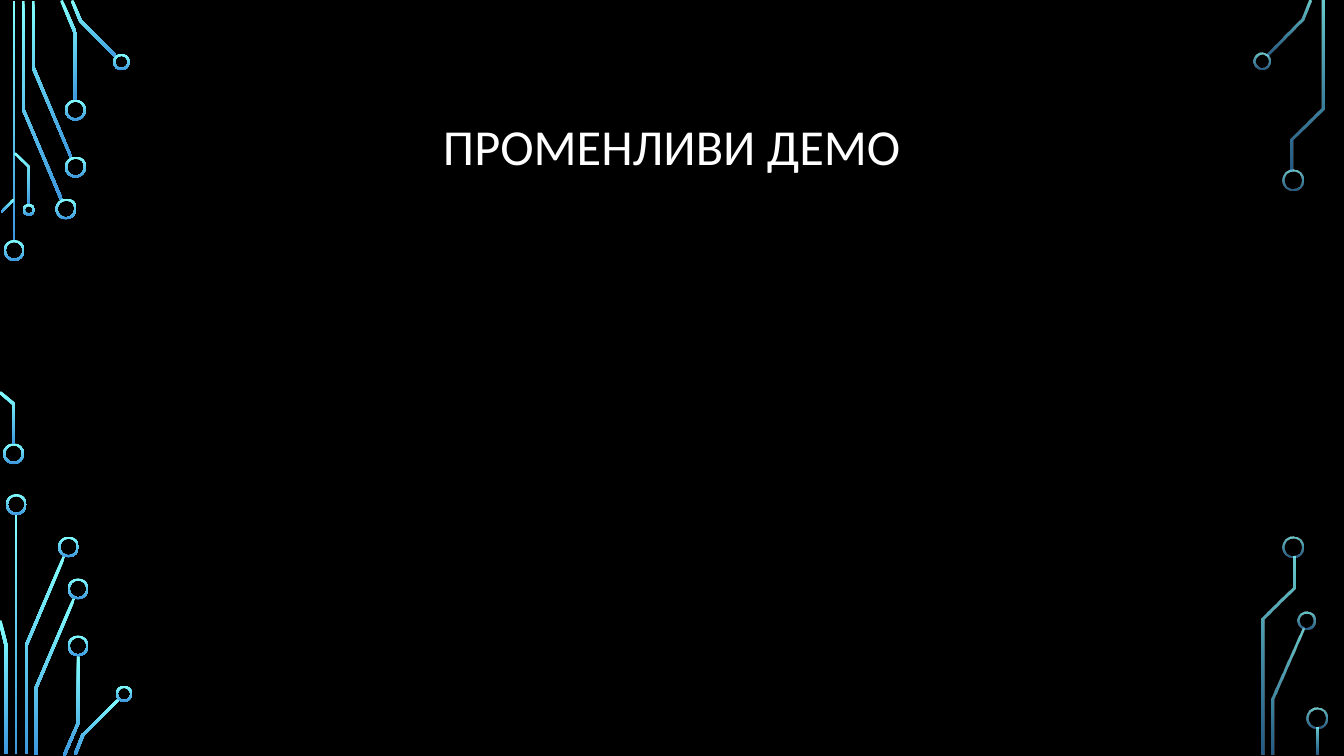
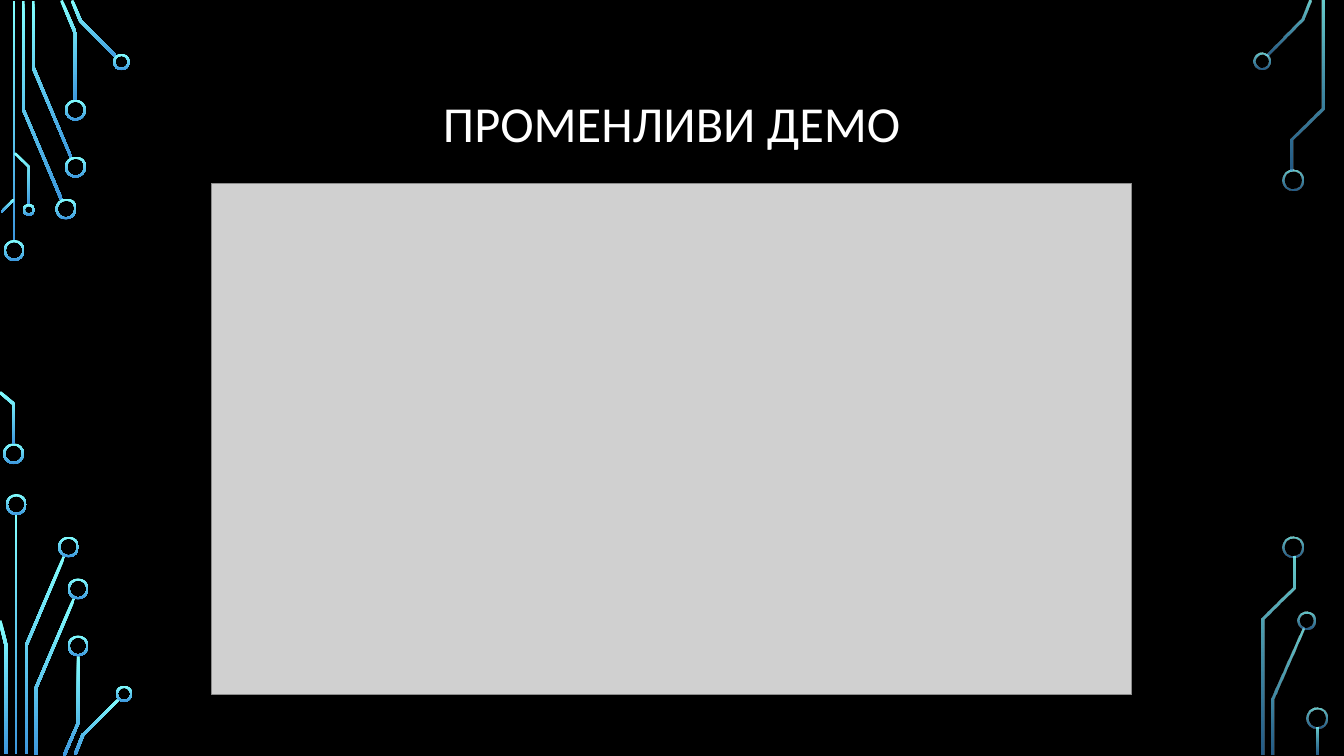
Before and after one commit to Bilyukov/java-course, a slide deck: slide 4 of 02.java-basics.pptx (slide 3 before the commit). Drawn at 1344x756 pixels with LibreOffice and Linux fonts; fonts in the diff are those of the drawing; grey boxes stand for pictures; background and template pictures are left out. Boxes give left, top, right and bottom in pixels: in the first picture for what was removed or moved away, otherwise in the second. Text is boxed around its words. In the diff, an @@ line names an element or a change of style, - is before the commit and + after.

```diff
--- a/02.java-basics.pptx
+++ b/02.java-basics.pptx
@@ title "ПРОМЕНЛИВИ ДЕМО": place and size @@
-title "ПРОМЕНЛИВИ ДЕМО" at (443, 132, 900, 173)
+title "ПРОМЕНЛИВИ ДЕМО" at (443, 109, 900, 150)
@@ picture added at (212, 184, 1132, 695) @@
```
Also in this commit, not shown: 1 other slide changed, 22 slides added, 21 other files.
